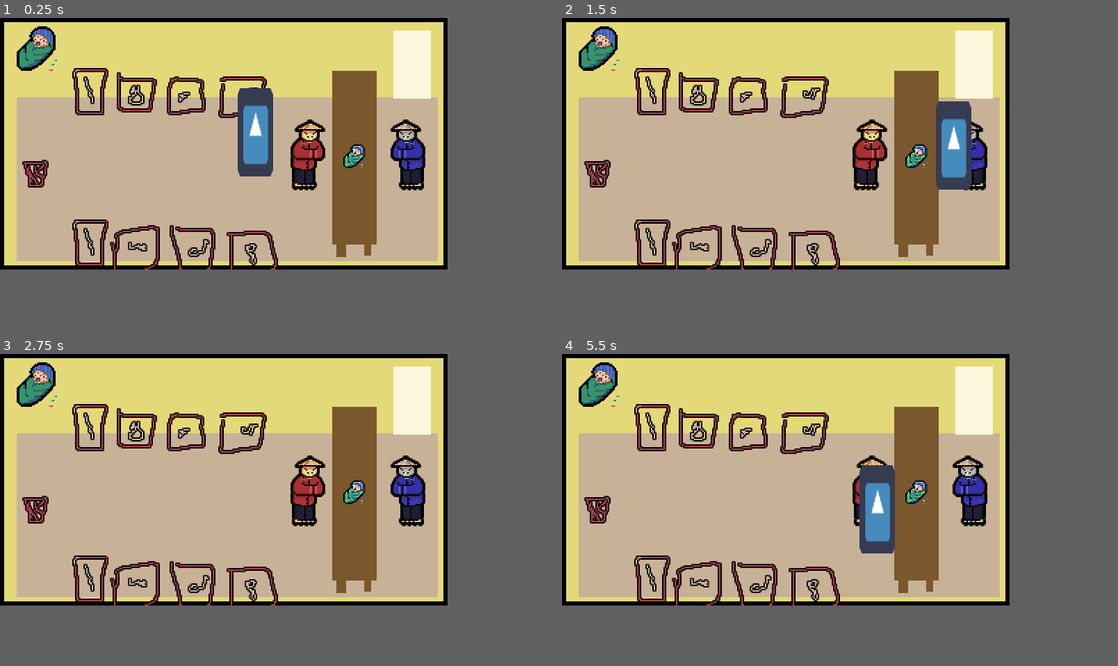
Above: before the commit, frames 1-4 (two rows, left to right).
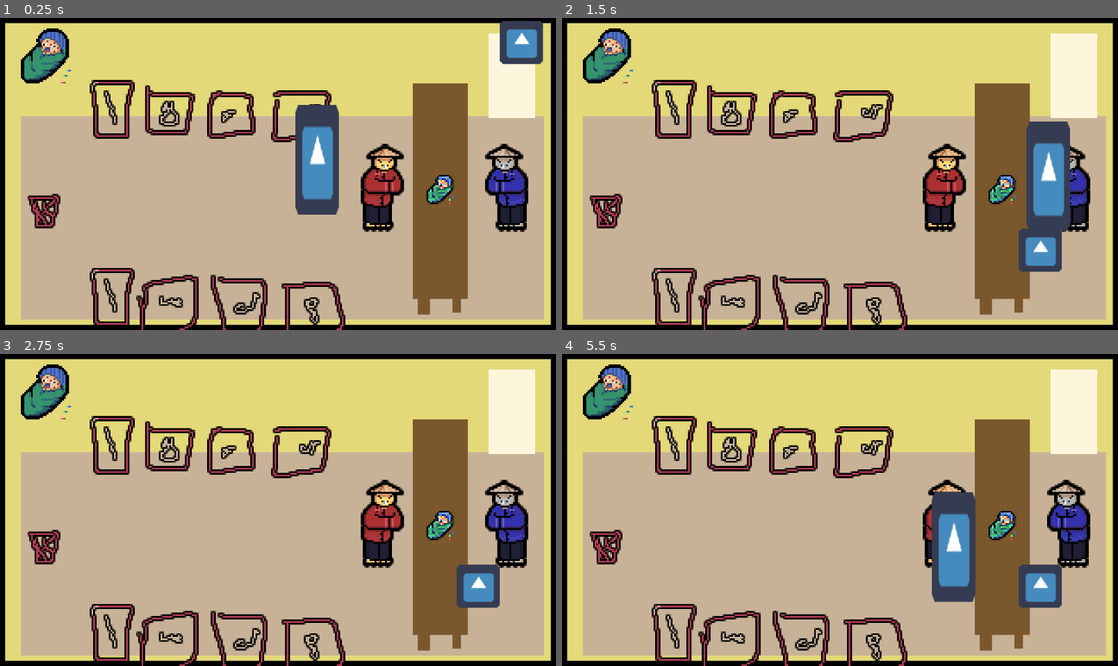
Above: after the commit, the same moments.

Repository: luis11011/Todoamil
Game: Godot game, scene res://World.tscn
Two runs of this game, one before a commit and one after it. Both use one fixed random seed, a clock stepped at 60 frames per second and the inputs below. The engine's default icon, where the game draws it, is replaced by a stand-in: a white triangle on a blue panel in a dark square.
Inputs:
- Up to frame 1 (0.25 s): no input
- Up to frame 2 (1.5 s): hold Right (ui_right) 0.53-1.28 s; tap Space (ui_select) at 0.6, 0.77, 1.07, 1.35 s; hold Down (ui_down) from 1.28 s (still down)
- Up to frame 3 (2.75 s): tap Space (ui_select) at 1.52, 1.82, 2.1 s; release Down (ui_down) at 2.03 s; hold Right (ui_right) from 2.03 s (still down)
- Up to frame 4 (5.5 s): tap Enter at 2.75, 4.25 s; release Right (ui_right) at 2.78 s; hold Up (ui_up) 2.78-3.53 s; tap Space (ui_select) at 2.85, 3.02, 3.32, 3.5, 3.6, 3.77, 4.07, 4.35, 4.52, 4.82, 5.1 s; hold Left (ui_left) 3.53-5.03 s; hold Down (ui_down) from 5.03 s (still down)
The window is 644x362 before the commit and 800x449 after it. Grey fills any space a smaller window leaves; there, only what the larger window draws over its background counts as a difference.

The runs differ from the first frame. In frame 1, 45% of the frame differs, in the area x 0-100%, y 0-100%; in frame 2, 46%; in frame 3, 44%; in frame 4, 46%.
Error before the commit: Invalid get index 'done' (on base: 'Area2D (Pickable.gd)'). (res://DropArea.gd:6)

Commit message:
Client Behaviour WIP

Diff:
--- /dev/null
+++ b/Autoloads/Manager.gd
@@ -0,0 +1,35 @@
+extends Node
+
+onready var root := get_tree().root
+onready var base_size := Vector2(322,181)
+
+
+func _ready():
+	get_tree().connect("screen_resized", self, "_on_screen_resized")
+
+	root.set_attach_to_screen_rect(root.get_visible_rect())
+	OS.set_window_size(OS.window_size*2)
+	_on_screen_resized()
+
+
+func _on_screen_resized():
+	var new_window_size := OS.window_size
+
+	var scale_w : int = max(int(new_window_size.x / base_size.x), 1)
+	var scale_h : int = max(int(new_window_size.y / base_size.y), 1)
+	var scale : int = min(scale_w, scale_h)
+
+	var diff := new_window_size - (base_size * scale)
+	var diffhalf := (diff * 0.5).floor()
+
+	root.set_attach_to_screen_rect(Rect2(diffhalf, base_size * scale))
+
+	# Black bars to prevent flickering:
+	var odd_offset = Vector2(int(new_window_size.x) % 2, int(new_window_size.y) % 2)
+
+	VisualServer.black_bars_set_margins(
+		max(diffhalf.x, 0), # prevent negative values, they make the black bars go in the wrong direction.
+		max(diffhalf.y, 0),
+		max(diffhalf.x, 0) + odd_offset.x,
+		max(diffhalf.y, 0) + odd_offset.y
+	)
--- /dev/null
+++ b/ClientPath.gd
@@ -0,0 +1,22 @@
+extends Path2D
+
+
+var point := 72.0
+onready var path_follow = $PathFollow2D as PathFollow2D
+
+enum { ARRIVING, WAITING, GOING }
+
+export var speed = 100.0
+
+var state := ARRIVING
+
+func _ready():
+	point = curve.get_closest_offset(Vector2(280,140)) as float
+
+
+func _process(delta):
+	if state == ARRIVING:
+		path_follow.offset += delta*speed
+		if path_follow.offset>point:
+			path_follow.offset = point
+			state = WAITING
--- a/DropArea.gd
+++ b/DropArea.gd
@@ -2,7 +2,10 @@
 
 
 func interact():
-	var item = get_tree().get_root().get_node('World/Slots').get_children()[0]
-	if item.done:
-		# check_status
+	var items := get_tree().get_root().get_node('World/Slots').get_children()
+	if items.size()>0:
+		var item := items[0] as Node
+		if item.done:
+			# check_status
+			item.queue_free()
 		item.queue_free()
--- a/Pickable.gd
+++ b/Pickable.gd
@@ -1,9 +1,9 @@
 extends Interactuable
 class_name Pickable
 
+var done := false
 
 func interact():
-	print("picked up")
 	var new_parent := get_tree().get_root().get_node('World/Slots') as Node2D
 	if get_parent():
 		get_parent().remove_child(self)
--- a/World.tscn
+++ b/World.tscn
@@ -6,6 +6,7 @@
 [ext_resource path="res://World.gd" type="Script" id=4]
 [ext_resource path="res://DropArea.gd" type="Script" id=5]
 [ext_resource path="res://icon.png" type="Texture" id=6]
+[ext_resource path="res://ClientPath.gd" type="Script" id=7]
 
 [sub_resource type="CircleShape2D" id=1]
 radius = 18.1089
@@ -13,7 +14,7 @@
 [sub_resource type="Curve2D" id=2]
 bake_interval = 3.24
 _data = {
-"points": PoolVector2Array( 0, 0, 0, 0, 301.157, 52.5565, 3.00414, -19.0262, -3.00414, 19.0262, 300.85, 84.5613, 0, 0, 0, 0, 285.405, 113.711, -4.00551, 17.0234, 4.00551, -17.0234, 281.824, 74.5475, 0, 0, 0, 0, 295.343, 53.5185 )
+"points": PoolVector2Array( 0, 0, 0, 0, 302.478, -10.8656, 7.59173, -26.863, -7.59173, 26.863, 294.915, 81.151, 0, 0, 0, 0, 276.888, 135.035, -5.25581, 26.2791, 5.25581, -26.2791, 294.915, 64.7645, 0, 0, 0, 0, 298.697, -9.60507 )
 }
 
 [node name="World" type="Node2D"]
@@ -53,9 +54,14 @@
 
 [node name="ClientPath" type="Path2D" parent="."]
 curve = SubResource( 2 )
+script = ExtResource( 7 )
 
 [node name="PathFollow2D" type="PathFollow2D" parent="ClientPath"]
+position = Vector2( 302.478, -10.8656 )
+scale = Vector2( 0.5, 0.5 )
+rotate = false
 
 [node name="Client" type="Sprite" parent="ClientPath/PathFollow2D"]
-position = Vector2( 353.698, -51.6943 )
 texture = ExtResource( 6 )
+
+[node name="Position2D" type="Position2D" parent="."]
--- a/project.godot
+++ b/project.godot
@@ -34,12 +34,20 @@
 
 config/name="Todoamil"
 run/main_scene="res://World.tscn"
+boot_splash/use_filter=false
 config/icon="res://icon.png"
+
+[autoload]
+
+Manager="*res://Autoloads/Manager.gd"
 
 [display]
 
 window/size/width=322
 window/size/height=181
+window/size/fullscreen=true
+window/size/test_width=644
+window/size/test_height=362
 window/stretch/mode="2d"
 window/stretch/aspect="keep"
 
Not shown: 1 places in World.tscn that only renumber resources
